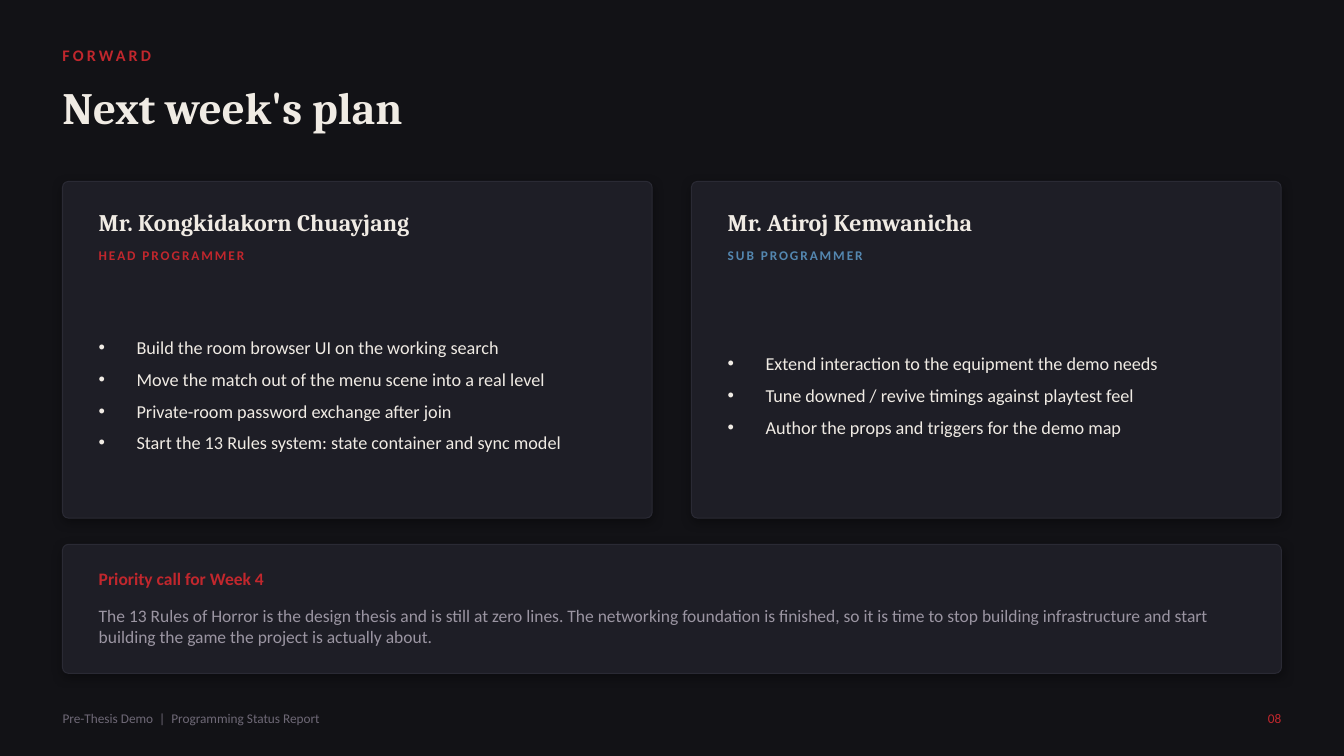
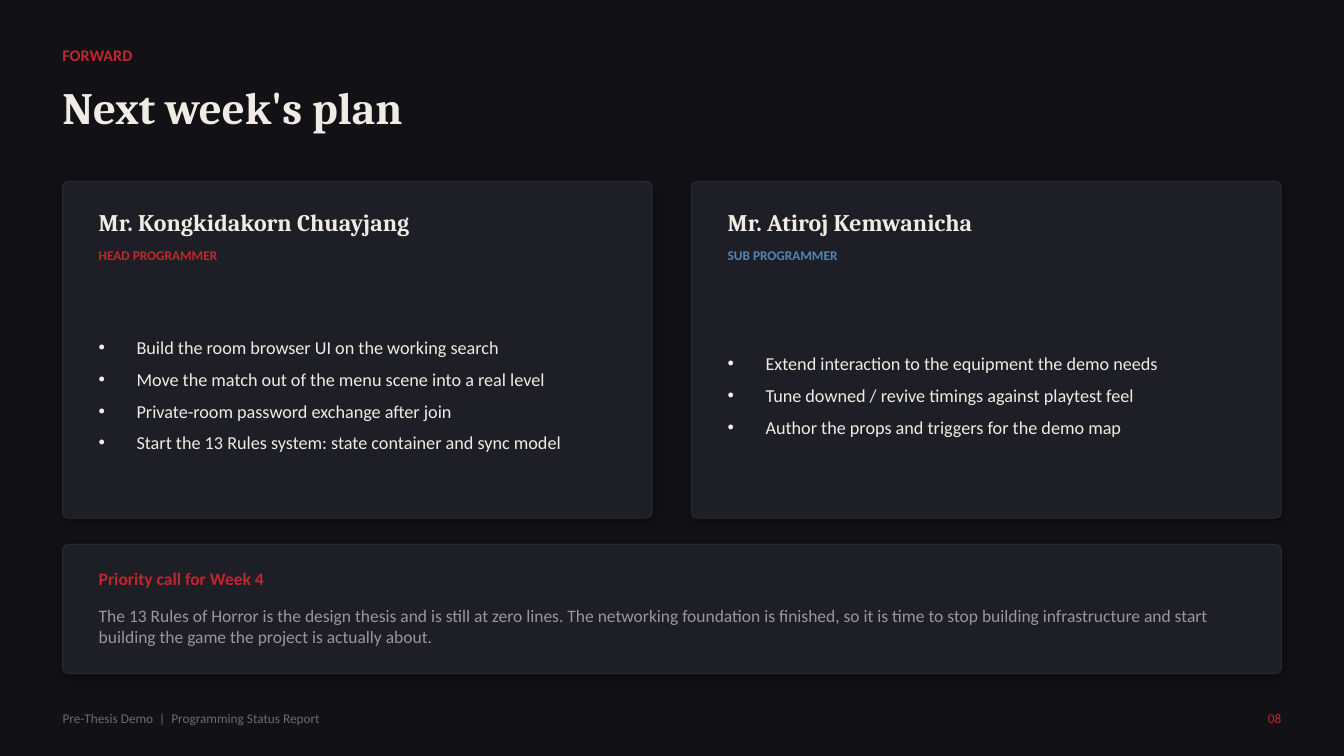
Before and after one commit to AtirojDev12/Pre-Thesis, a slide deck: slide 9 of Kong & Head Pro Grammer Presentation/Pre-Thesis_HeadProgrammer_Week3.pptx. Drawn at 1344x756 pixels with LibreOffice and Linux fonts; fonts in the diff are those of the drawing. Boxes give left, top, right and bottom in pixels: in the first picture for what was removed or moved away, otherwise in the second. Text is boxed around its words. In the diff, an @@ line names an element or a change of style, - is before the commit and + after.

Commit message:
Add and update Pre-Thesis presentation files
Add multiple PDF and PPTX presentation files to 'Kong & Head Pro Grammer Presentation' (Portfolio, HeadProgrammer Week3/Week4 PDFs and PPTX, MyWork Week3/Week4 PDFs and PPTX, MyWork_AllWeeks.pptx). Update existing Week3 PPTX files. Remove obsolete Week1 PPTX files (Pre-Thesis_HeadProgrammer_Week1.pptx and Pre-Thesis_MyWork_Mrk_Week1.pptx).

```diff
--- a/Kong & Head Pro Grammer Presentation/Pre-Thesis_HeadProgrammer_Week3.pptx
+++ b/Kong & Head Pro Grammer Presentation/Pre-Thesis_HeadProgrammer_Week3.pptx
@@ text "FORWARD" at (62,50,132,61): letter spacing 2.2 to 0 pt @@
@@ text "HEAD PROGRAMMER" at (99,251,217,260): letter spacing 1.4 to 0 pt @@
@@ text "SUB PROGRAMMER" at (728,251,837,260): letter spacing 1.4 to 0 pt @@
```
Also in this commit, not shown: 9 other slides changed, 12 other files.
